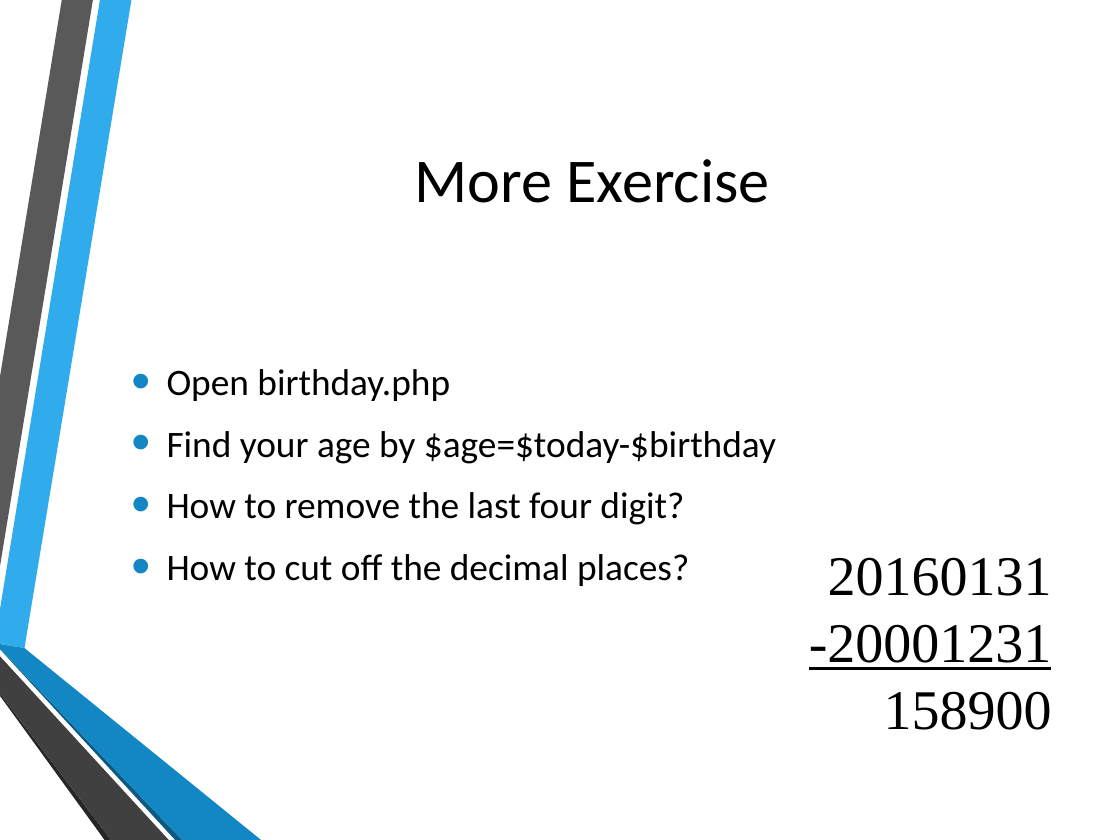
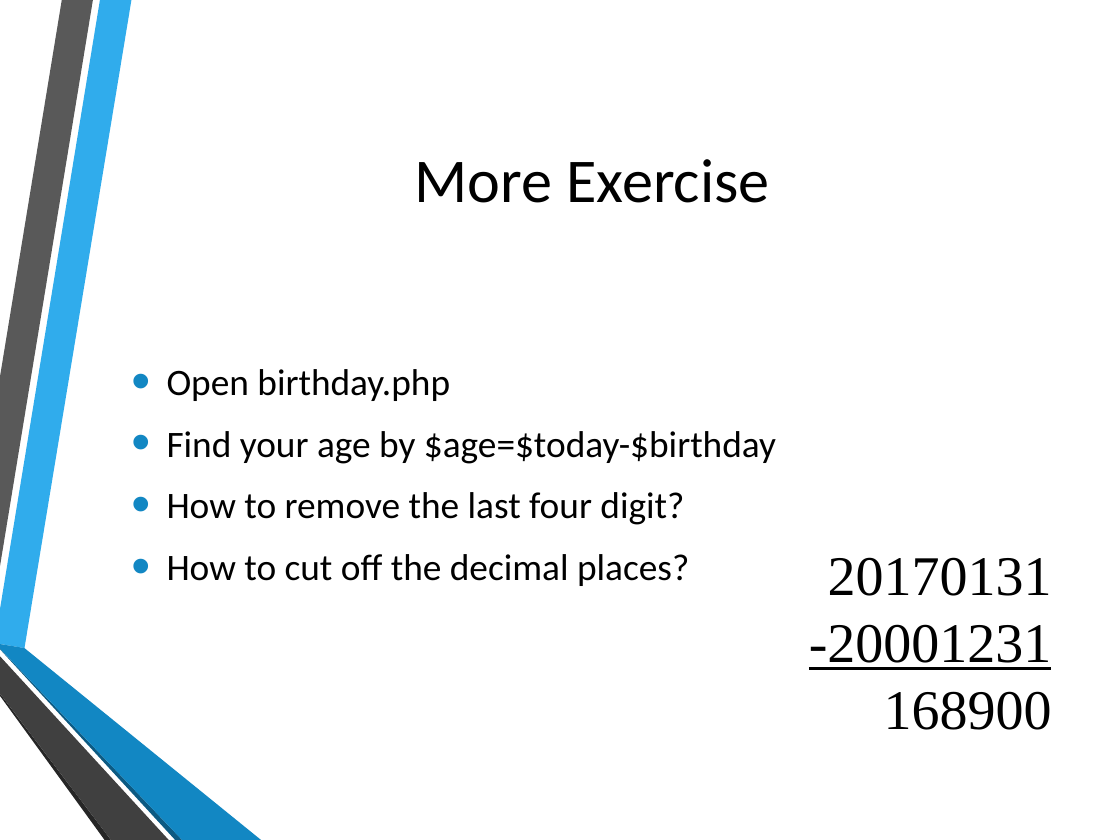
Before and after one commit to hatted/fevaworks-php, a slide deck: slide 44 of php-fw1/lesson1.pptx (slide 45 before the commit). Drawn at 1120x840 pixels with LibreOffice and Linux fonts; fonts in the diff are those of the drawing; background and template pictures are left out. Boxes give left, top, right and bottom in pixels: in the first picture for what was removed or moved away, otherwise in the second. Text is boxed around its words. In the diff, an @@ line names an element or a change of style, - is before the commit and + after.

```diff
--- a/php-fw1/lesson1.pptx
+++ b/php-fw1/lesson1.pptx
@@ text at bbox=[828, 557, 1052, 596]: text changed @@
-20160131
+20170131
@@ text at bbox=[884, 691, 1052, 730]: text changed @@
-158900
+168900
```
Also in this commit, not shown: 7 other slides changed, 1 slide added, 3 slides removed, 2 other files.
